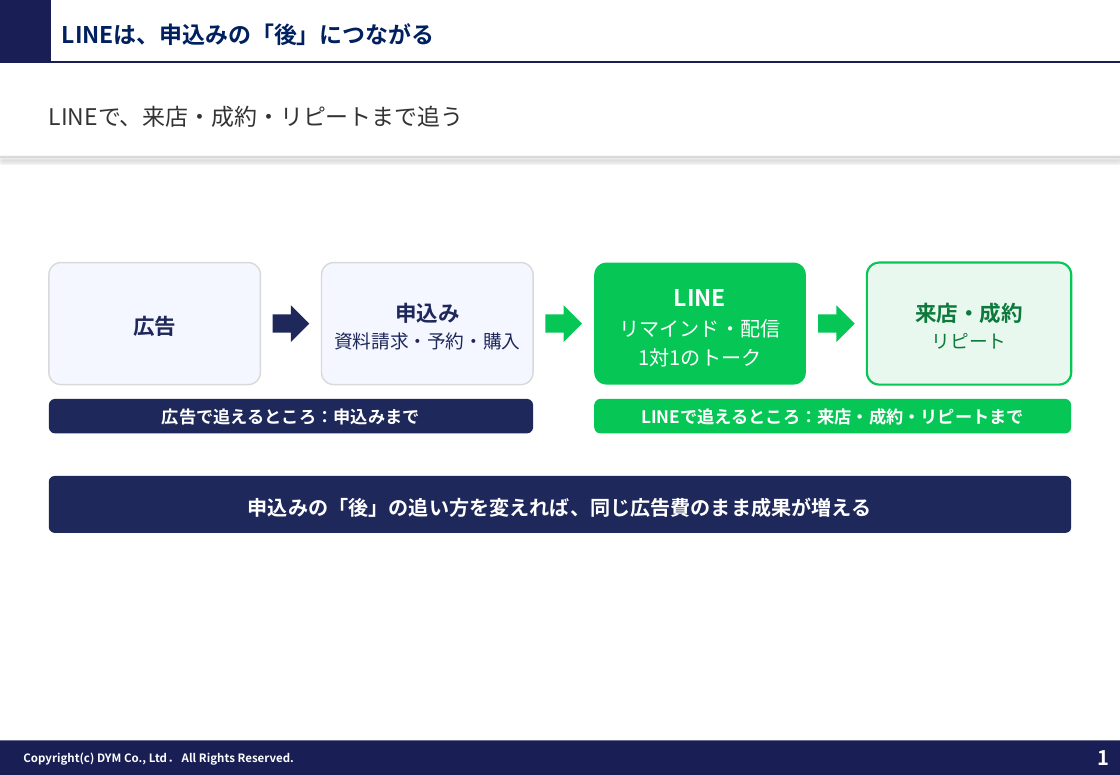
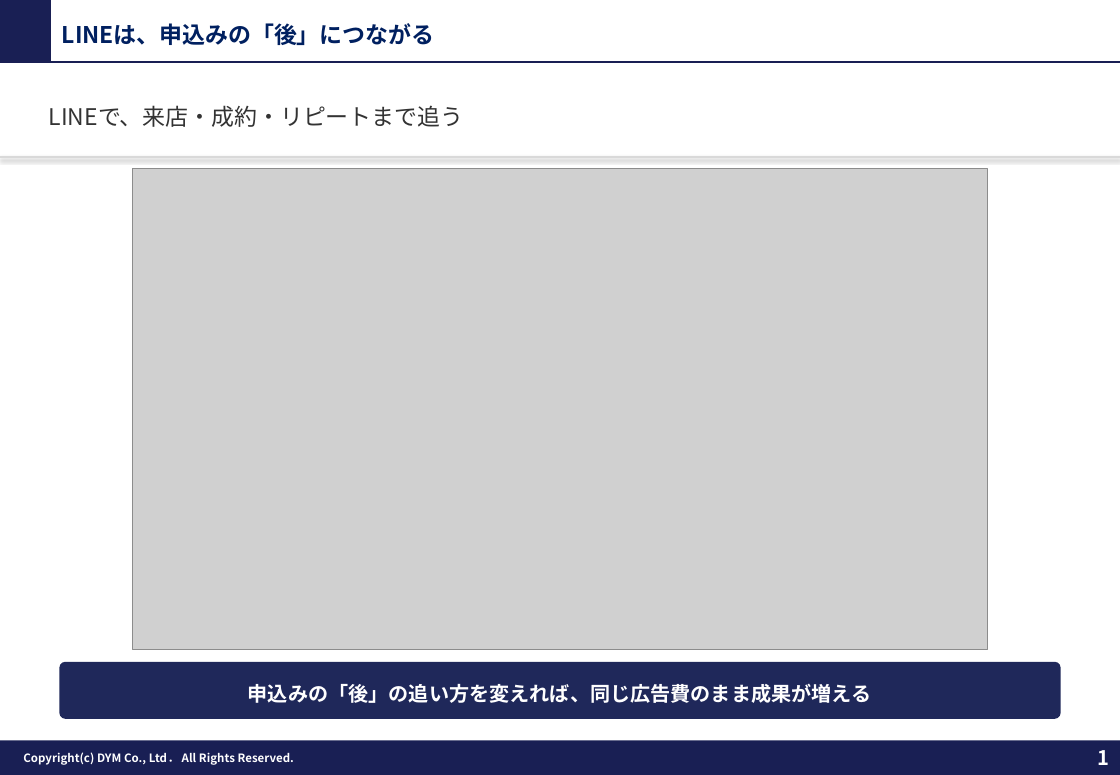
Before and after one commit to tonomura-r-dev/folder, a slide deck: slide 1 of 20261001_サンクスLINEのご提案.pptx. Drawn at 1120x775 pixels with LibreOffice and Linux fonts; fonts in the diff are those of the drawing; grey boxes stand for pictures; background and template pictures are left out. Boxes give left, top, right and bottom in pixels: in the first picture for what was removed or moved away, otherwise in the second. Text is boxed around its words. In the diff, an @@ line names an element or a change of style, - is before the commit and + after.

```diff
--- a/20261001_サンクスLINEのご提案.pptx
+++ b/20261001_サンクスLINEのご提案.pptx
@@ picture added at [132,169,988,649] @@
@@ rounded rectangle removed at [49,263,261,385] @@
-広告
@@ rounded rectangle removed at [322,263,534,385] @@
-申込み
-資料請求・予約・購入
@@ rounded rectangle removed at [595,263,807,385] @@
-LINE
-リマインド・配信
-1対1のトーク
@@ rounded rectangle removed at [868,263,1072,385] @@
-来店・成約
-リピート
@@ right arrow removed at [273,305,309,341] @@
@@ right arrow removed at [546,305,582,341] @@
@@ right arrow removed at [818,305,854,341] @@
@@ rounded rectangle removed at [49,399,534,433] @@
-広告で追えるところ：申込みまで
@@ rounded rectangle removed at [595,399,1071,433] @@
-LINEで追えるところ：来店・成約・リピートまで
@@ rounded rectangle "申込みの「後」の追い方を変えれば、同じ広告費のまま成果が増える": place and size @@
-rounded rectangle "申込みの「後」の追い方を変えれば、同じ広告費のまま成果が増える" at [49,477,1071,534]
+rounded rectangle "申込みの「後」の追い方を変えれば、同じ広告費のまま成果が増える" at [59,663,1060,720]
```
Also in this commit, not shown: 1 other slide changed, 13 other files.
